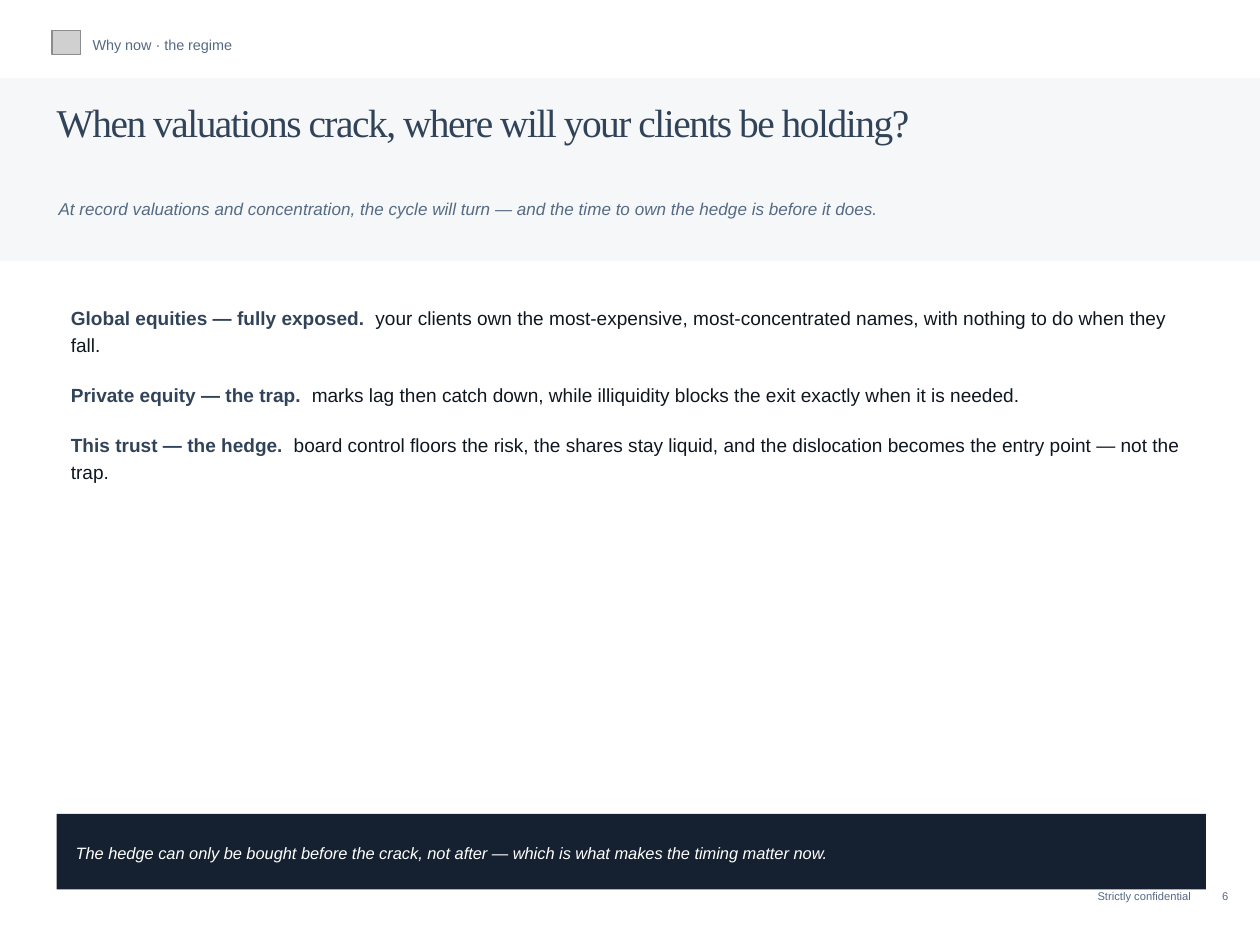
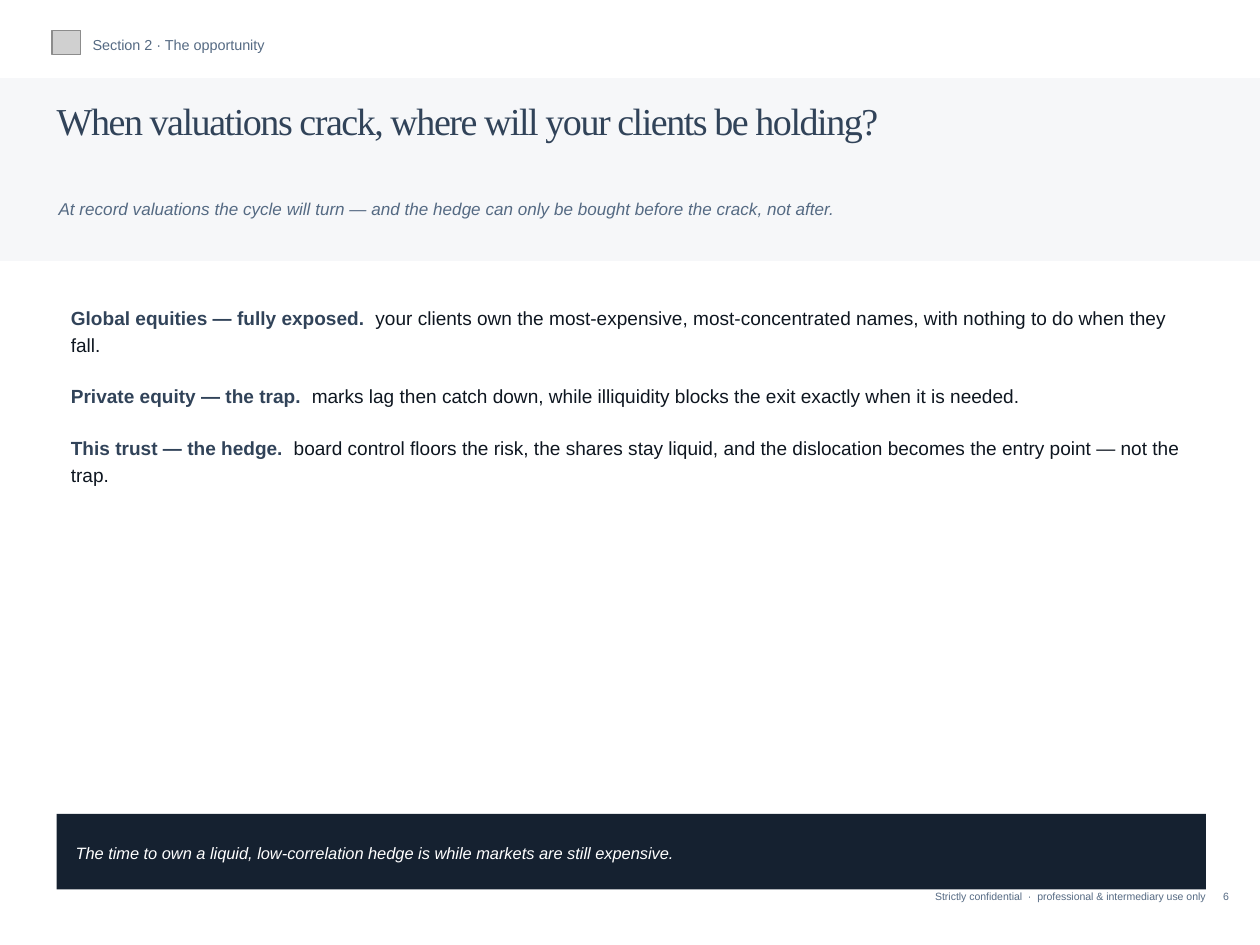
Before and after one commit to charette-lab/Claude, a slide deck: slide 7 of Athanase_Investment_Trust_Pitch.pptx. Drawn at 1260x945 pixels with LibreOffice and Linux fonts; fonts in the diff are those of the drawing; grey boxes stand for pictures. Boxes give left, top, right and bottom in pixels: in the first picture for what was removed or moved away, otherwise in the second. Text is boxed around its words. In the diff, an @@ line names an element or a change of style, - is before the commit and + after.

```diff
--- a/Athanase_Investment_Trust_Pitch.pptx
+++ b/Athanase_Investment_Trust_Pitch.pptx
@@ text at (93,39,265,53): text changed @@
-Why now · the regime
+Section 2 · The opportunity
@@ text "When valuations crack, where will ..." at (57,108,878,143): size 24 to 23.2 pt @@
@@ text at (59,202,834,219): text changed @@
-At record valuations and concentration, the cycle will turn — and the time to own the hedge is before it does.
+At record valuations the cycle will turn — and the hedge can only be bought before the crack, not after.
@@ text "Global equities — fully exposed. ..." at (71,311,1178,486): more space between paragraphs @@
@@ text at (76,847,673,862): text changed @@
-The hedge can only be bought before the crack, not after — which is what makes the timing matter now.
+The time to own a liquid, low-correlation hedge is while markets are still expensive.
@@ text at (935,892,1229,902): text changed; size 6.8 to 6.4 pt @@
-Strictly confidential 6
+Strictly confidential · professional & intermediary use only 6
```
Also in this commit, not shown: 8 other slides changed, 10 slides added, 1 other file.
